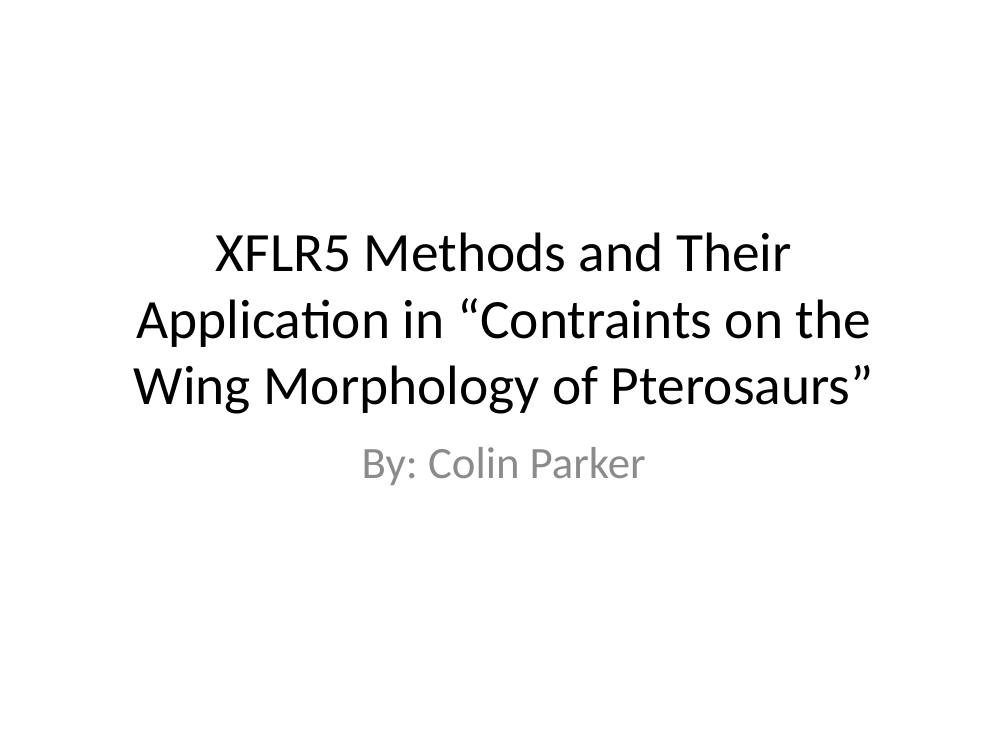
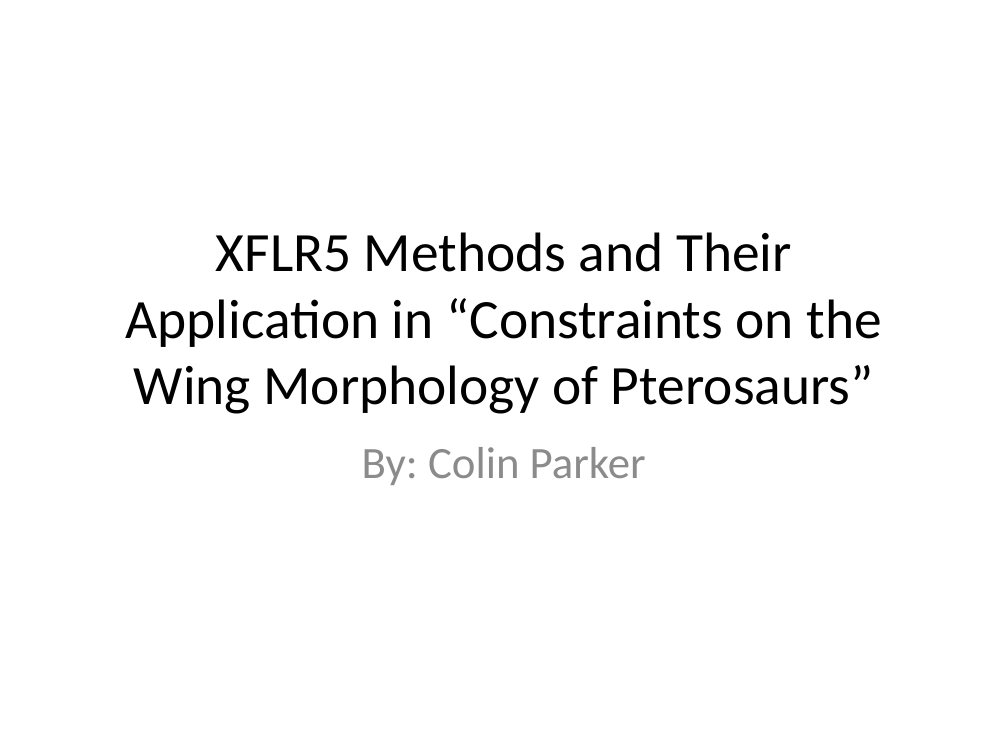
Before and after one commit to colinparker/Pterosaur, a slide deck: slide 1 of XFLR5 Methods and Their Application in.pptx. Drawn at 1008x756 pixels with LibreOffice and Linux fonts; fonts in the diff are those of the drawing. Boxes give left, top, right and bottom in pixels: in the first picture for what was removed or moved away, otherwise in the second. Text is boxed around its words. In the diff, an @@ line names an element or a change of style, - is before the commit and + after.

```diff
--- a/XFLR5 Methods and Their Application in.pptx
+++ b/XFLR5 Methods and Their Application in.pptx
@@ title at box(126, 232, 882, 414): text changed @@
-XFLR5 Methods and Their Application in “Contraints on the Wing Morphology of Pterosaurs”
+XFLR5 Methods and Their Application in “Constraints on the Wing Morphology of Pterosaurs”
```
Also in this commit, not shown: 3 slides added, 10 other files.
